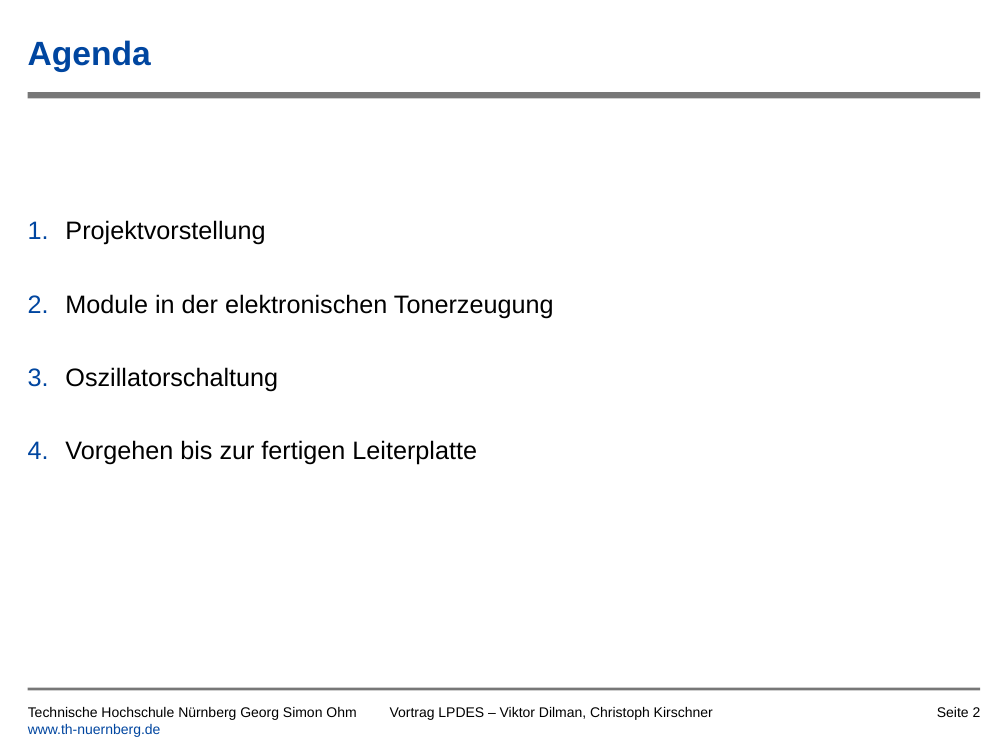
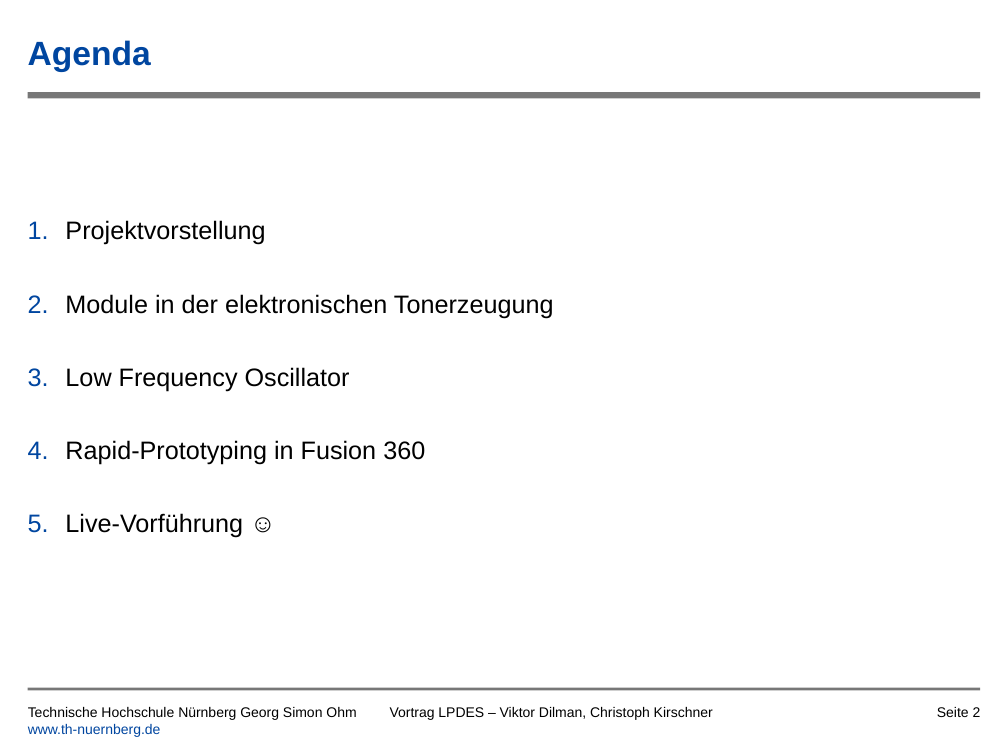
Before and after one commit to tsedlmeier/Synthesizer, a slide deck: slide 2 of Vortrag/Leiterplatte_als_Musikinstrument_Kirschner_Dilman.pptx. Drawn at 1008x756 pixels with LibreOffice and Linux fonts; fonts in the diff are those of the drawing; background and template pictures are left out. Boxes give left, top, right and bottom in pixels: in the first picture for what was removed or moved away, otherwise in the second. Text is boxed around its words. In the diff, an @@ line names an element or a change of style, - is before the commit and + after.

```diff
--- a/Vortrag/Leiterplatte_als_Musikinstrument_Kirschner_Dilman.pptx
+++ b/Vortrag/Leiterplatte_als_Musikinstrument_Kirschner_Dilman.pptx
@@ text at bbox=[65, 367, 425, 538]: text changed @@
-3. Oszillatorschaltung
-4. Vorgehen bis zur fertigen Leiterplatte
+3. Low Frequency Oscillator
+4. Rapid-Prototyping in Fusion 360
+5. Live-Vorführung ☺
```
Also in this commit, not shown: 5 other slides changed, 2 slides added, 1 other file.
